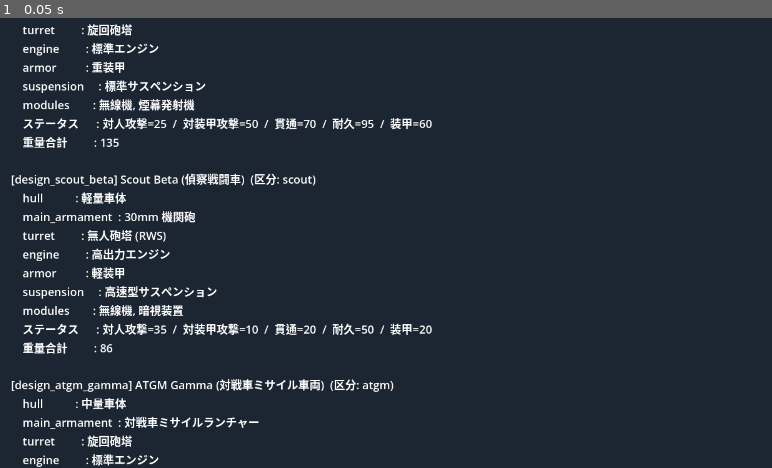
Above: before the commit, frame 1.
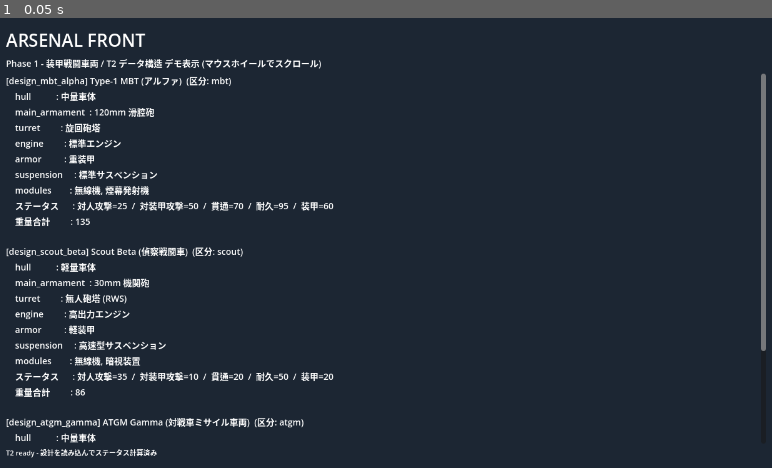
Above: after the commit, the same moment.

Repository: Sierra-117605/ARSENAL-FRONT
Game: Godot game, scene res://scenes/main.tscn
The game is run twice, just before and just after one commit, with the same random seed, the same clock (stepped at 60 frames per second) and the same inputs.
Inputs:
- Up to frame 1 (0.05 s): no input

The runs differ from the first frame. In frame 1, 9.8% of the frame differs, in the area x 0-100%, y 1-100%.

Commit message:
出力エリアを ScrollContainer でラップ、フォントサイズも調整
3 設計の表示内容が画面に収まらず下端が切れていた問題に対応。
出力ラベルを ScrollContainer の子に変えてマウスホイール/ドラッグで
下までスクロール可能にした。あわせてタイトル/サブタイトル/出力/ステータスの
フォントサイズを少し縮小して、より多くの情報が一画面に収まるよう調整。

変更:
- scenes/main.tscn:
  - VBox 配下に ScrollContainer (OutputScroll) を追加し、その中に Output Label を配置
  - horizontal_scroll_mode=0 で水平スクロールバーは非表示
  - Output Label の size_flags_horizontal=3 で横幅は親に合わせる
  - フォントサイズ: Title 36->28, Subtitle 18->14, Output 18->14, Status 14->11
  - VBox separation: 10->6
- scripts/main.gd: @onready のラベル参照パスを ScrollContainer 配下に更新

ステータス計算は不変。ヘッドレスで boot ok と parts loaded=31 を確認。

Co-Authored-By: Claude Opus 4.7 <noreply@anthropic.com>

Diff:
--- a/scenes/main.tscn
+++ b/scenes/main.tscn
@@ -27,34 +27,39 @@
 anchor_bottom = 1.0
 grow_horizontal = 2
 grow_vertical = 2
-theme_override_constants/margin_left = 40
-theme_override_constants/margin_top = 24
-theme_override_constants/margin_right = 40
-theme_override_constants/margin_bottom = 24
+theme_override_constants/margin_left = 32
+theme_override_constants/margin_top = 16
+theme_override_constants/margin_right = 32
+theme_override_constants/margin_bottom = 16
 
 [node name="VBox" type="VBoxContainer" parent="Layout"]
 layout_mode = 2
-theme_override_constants/separation = 10
+theme_override_constants/separation = 6
 
 [node name="Title" type="Label" parent="Layout/VBox"]
 layout_mode = 2
-theme_override_font_sizes/font_size = 36
+theme_override_font_sizes/font_size = 28
 text = "ARSENAL FRONT"
 
 [node name="Subtitle" type="Label" parent="Layout/VBox"]
 layout_mode = 2
-theme_override_font_sizes/font_size = 18
-text = "Phase 1 - 装甲戦闘車両 / T2 データ構造 デモ表示"
+theme_override_font_sizes/font_size = 14
+text = "Phase 1 - 装甲戦闘車両 / T2 データ構造 デモ表示 (マウスホイールでスクロール)"
 
-[node name="Output" type="Label" parent="Layout/VBox"]
+[node name="OutputScroll" type="ScrollContainer" parent="Layout/VBox"]
 layout_mode = 2
 size_flags_vertical = 3
-theme_override_font_sizes/font_size = 18
+horizontal_scroll_mode = 0
+
+[node name="Output" type="Label" parent="Layout/VBox/OutputScroll"]
+layout_mode = 2
+size_flags_horizontal = 3
+theme_override_font_sizes/font_size = 14
 text = "loading..."
 vertical_alignment = 0
 autowrap_mode = 0
 
 [node name="Status" type="Label" parent="Layout/VBox"]
 layout_mode = 2
-theme_override_font_sizes/font_size = 14
+theme_override_font_sizes/font_size = 11
 text = "T2 ready - 設計を読み込んでステータス計算済み"
--- a/scripts/main.gd
+++ b/scripts/main.gd
@@ -50,7 +50,7 @@
 	},
 ]
 
-@onready var output_label: Label = $Layout/VBox/Output
+@onready var output_label: Label = $Layout/VBox/OutputScroll/Output
 
 func _ready() -> void:
 	print("[ARSENAL FRONT] boot ok")
